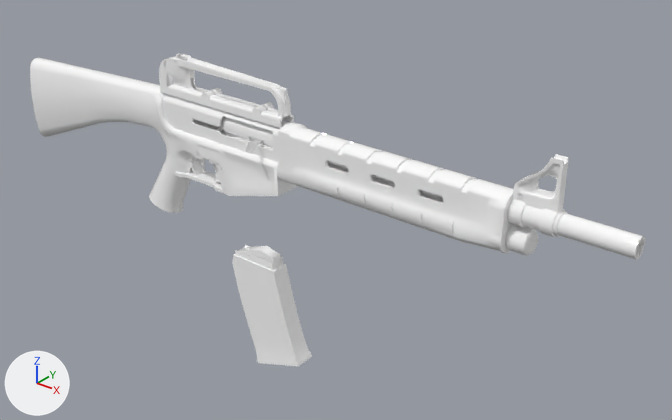
One commit to the FBX model Graficos II/Exe/myRifle.fbx: the scene before it, then after it.
Before and after are seen from a 50 mm camera at (0.805, -0.847, 0.513) aimed at (0.069, 0.073, -0.057). Every picture has the same lights, and +X, +Y and +Z are marked at lower left. Where no turn or scale is listed for an object, it has been applied to the vertices.

Before the edit, the objects in view are built like this:
```python
me_mesh = bpy.data.meshes.new('Mesh')
me_mesh.from_pydata(...)  # 232 vertices, 432 faces; spans x -0.159..0.162, y -0.045..0.013, z -0.015..0.017
me_mesh.materials.append(mat_riflemp155k_mat)  # white #ffffff
me_mesh_001 = bpy.data.meshes.new('Mesh.001')
me_mesh_001.from_pydata(...)  # 104 vertices, 182 faces; spans x -0.063..0.063, y -0.016..0.016, z -0.097..0.097
me_mesh_001.materials.append(mat_riflemp155k_mat)  # white #ffffff
me_mesh_002 = bpy.data.meshes.new('Mesh.002')
me_mesh_002.from_pydata(...)  # 3612 vertices, 6761 faces; spans x -0.52..0.52, y -0.026..0.026, z -0.127..0.127
me_mesh_002.materials.append(mat_riflemp155k_mat)  # white #ffffff
ob_boltcarrier = bpy.data.objects.new('BoltCarrier', me_mesh)
ob_boltcarrier.location = (0.002, 0.009, 0.056)
ob_magazine = bpy.data.objects.new('Magazine', me_mesh_001)
ob_magazine.location = (-0.001, 0.01, -0.215)
ob_rifle_mp155k = bpy.data.objects.new('Rifle_MP155K', me_mesh_002)
ob_rifle_mp155k.location = (0.0, 0.009, 0.013)
```
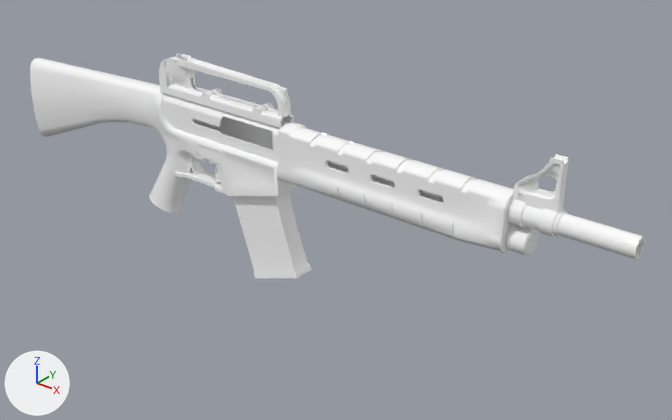
Boxes (x1, y1, x2, y2) around the edits, measured in the pictures (672 x 420 px):
'Magazine', moved: before (232, 245, 312, 366); after (233, 191, 312, 279)
'BoltCarrier', deleted: before (193, 117, 348, 173)

What the commit changed:
Object 'BoltCarrier' (ob_boltcarrier) is deleted.
Object 'Magazine' (ob_magazine) moves from (-0.001, 0.01, -0.215) to (0.0, 0.009, -0.067).
